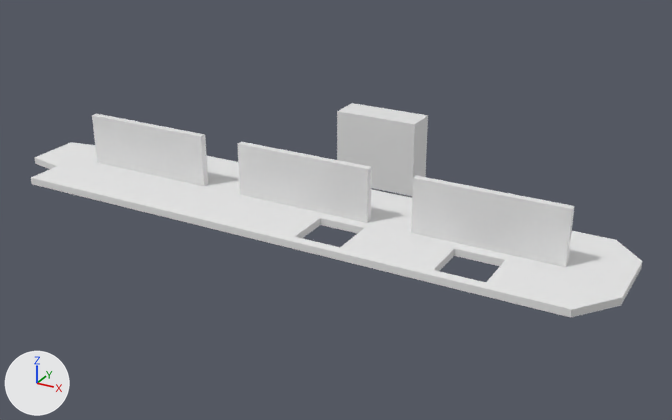
What one commit did to the Blender file Assets/imported/level2.blend.
Before and after are seen from a camera (50 mm lens) standing at (10.1, -49.8, 25.4) and looking at (-19.7, 4.5, -1.7). Lighting does not change. The marker at lower left points along +X, +Y and +Z.

The scene before the commit, as lines of its bpy script (objects in view):
```python
me_cube = bpy.data.meshes.new('Cube')
me_cube.from_pydata(...)  # 80 vertices, 46 faces; spans x -1.14..1.1, y -1.0..1.0, z -1.0..1.0
me_cube.materials.append(mat_material)  # white #e7e7e7
me_cube_003 = bpy.data.meshes.new('Cube.003')
me_cube_003.from_pydata(...)  # a box spanning x -1.0..1.0, y -1.0..1.0, z -1.0..1.0
me_cube_004 = bpy.data.meshes.new('Cube.004')
me_cube_004.from_pydata(...)  # 12 vertices, 8 faces; spans x -1.0..1.0, y -1.0..-0.26, z 0.01..0.15
ob_cube = bpy.data.objects.new('Cube', me_cube)
ob_cube.location = (-19.95, 0.0, 0.0)
ob_cube.scale = (20.0, 5.0, 0.25)
ob_cube_003 = bpy.data.objects.new('Cube.003', me_cube_003)
ob_cube_003.location = (-32.86, 0.0, 2.0)
ob_cube_003.scale = (5.0, 0.25, 2.0)
ob_hole = bpy.data.objects.new('HOLE', me_cube_004)
ob_hole.location = (-20.86, 16.31, -3.58)
ob_hole.scale = (3.4, 3.4, 40.8)
_m = ob_hole.modifiers.new('Boolean', 'BOOLEAN')
_m.solver = 'FLOAT'
# also in view: 'Cube.002' at (-19.8, 0.0, 2.0); 'Cube.001' at (-6.7, 0.0, 2.0)
```
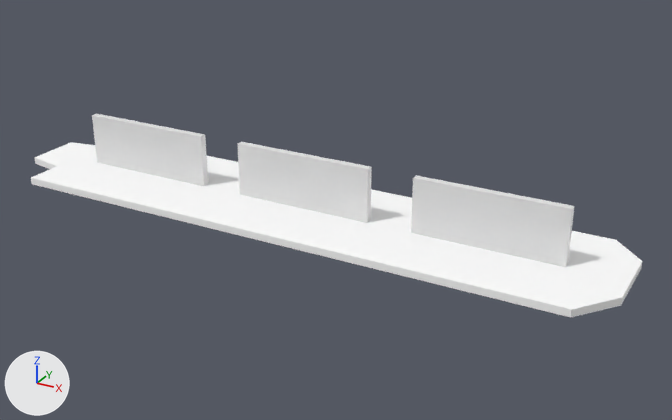
Commit message: Added level label and level change

What changed in the scene script:
```text
Add mat_material_001:
    mat_material_001 = diffuse_material('Material.001')
    mat_material_001.base_color = (1.0, 1.0, 1.0)  # white #ffffff
Change me_cube:
    used by ob_cube; location = (-19.95, 0.0, 0.0); scale = (20.0, 5.0, 0.25)
    remove me_cube.from_pydata(...)  # 80 vertices, 46 faces; spans x -1.14..1.1, y -1.0..1.0, z -1.0..1.0
    add me_cube.from_pydata(...)  # 80 vertices, 55 faces; spans x -1.14..1.1, y -1.0..1.0, z -1.0..1.0
    me_cube part 1
    9 new faces join them
    me_cube part 2: 46 faces spanning x -1.14..1.1, y -1.0..1.0, z -1.0..1.0 switch from mat_material (white #e7e7e7) to mat_material_001 (white #ffffff)
Remove ob_hole:
    ob_hole = bpy.data.objects.new('HOLE', me_cube_004)
    ob_hole.location = (-20.86, 16.31, -3.58)
    ob_hole.scale = (3.4, 3.4, 40.8)
    _m = ob_hole.modifiers.new('Boolean', 'BOOLEAN')
    _m.solver = 'FLOAT'
```

What differs and where, as boxes [x1, y1, x2, y2] in the pictures (672 x 420 px):
'HOLE', deleted: before [337, 103, 428, 196]
part 1 of me_cube, added: after [295, 218, 505, 282]
part 2 of me_cube, recoloured: [31, 142, 642, 317] in both
